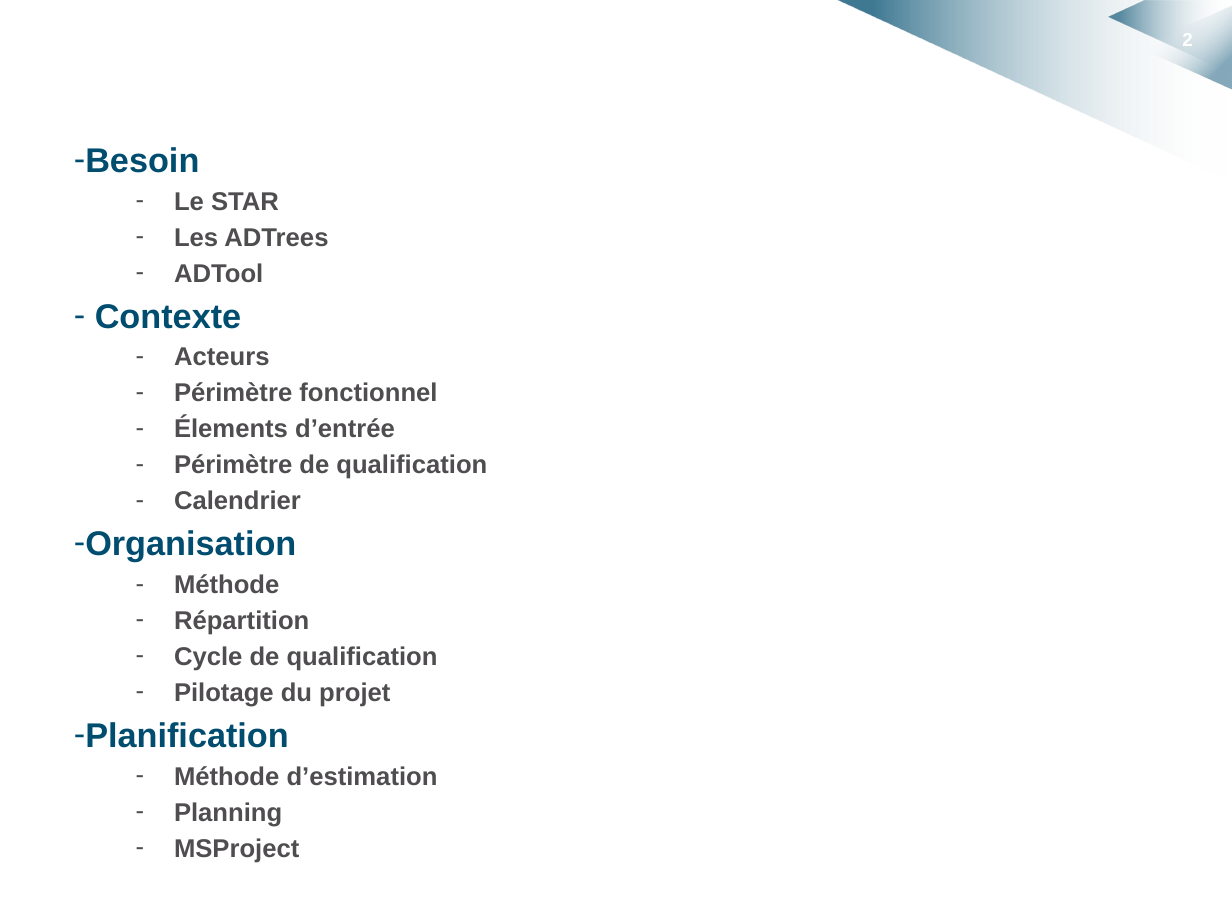
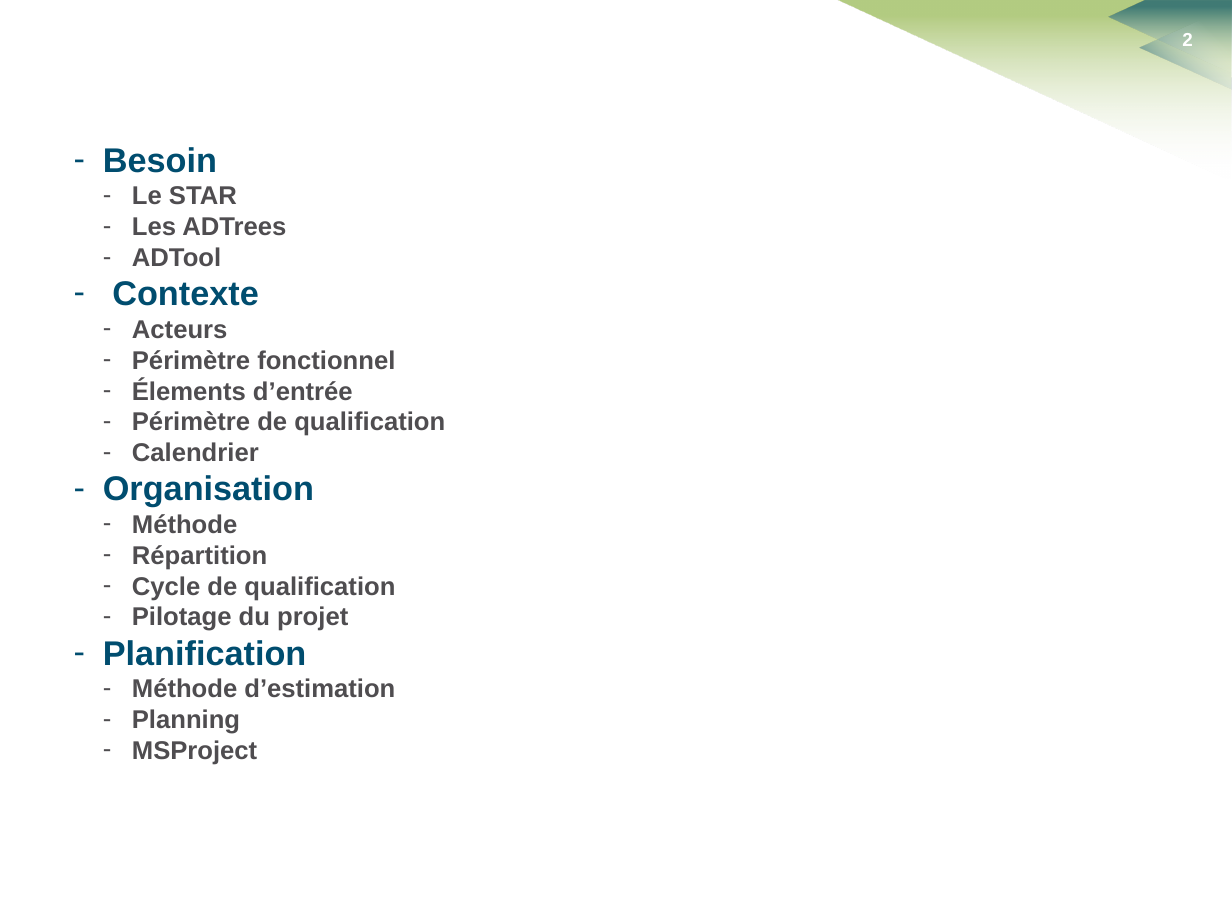
Before and after one commit to HKervadec/korrigolo, a slide deck: slide 2 of soutenances/planification/soutenance_planification.pptx. Drawn at 1232x924 pixels with LibreOffice and Linux fonts; fonts in the diff are those of the drawing; background and template pictures are left out. Boxes give left, top, right and bottom in pixels: in the first picture for what was removed or moved away, otherwise in the second. Text is boxed around its words. In the diff, an @@ line names an element or a change of style, - is before the commit and + after.

```diff
--- a/soutenances/planification/soutenance_planification.pptx
+++ b/soutenances/planification/soutenance_planification.pptx
@@ freeform shape at box(837, 0, 1232, 181): fill gradient #FFFFFF to #004D6F to gradient #FFFFFF to #9BBB59; outline redrawn @@
@@ freeform shape at box(1108, 1, 1231, 73): outline redrawn @@
@@ triangle at box(1140, 6, 1232, 89): proportions changed @@
@@ page number rewrapped from box(1182, 30, 1192, 51) to box(1182, 33, 1192, 46) @@
@@ text "Besoin" at box(103, 147, 445, 765): less space between paragraphs; indent changed @@
```
Also in this commit, not shown: 21 other slides changed, 1 slide added, 1 slide removed, 2 other files.
